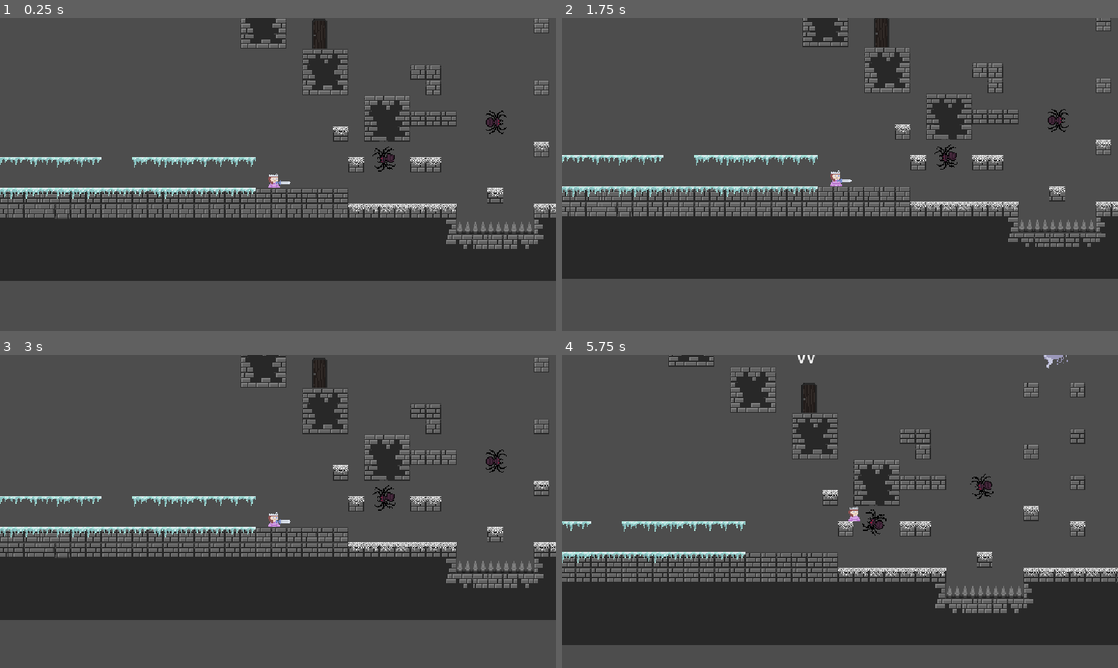
Above: before the commit, frames 1-4 (two rows, left to right).
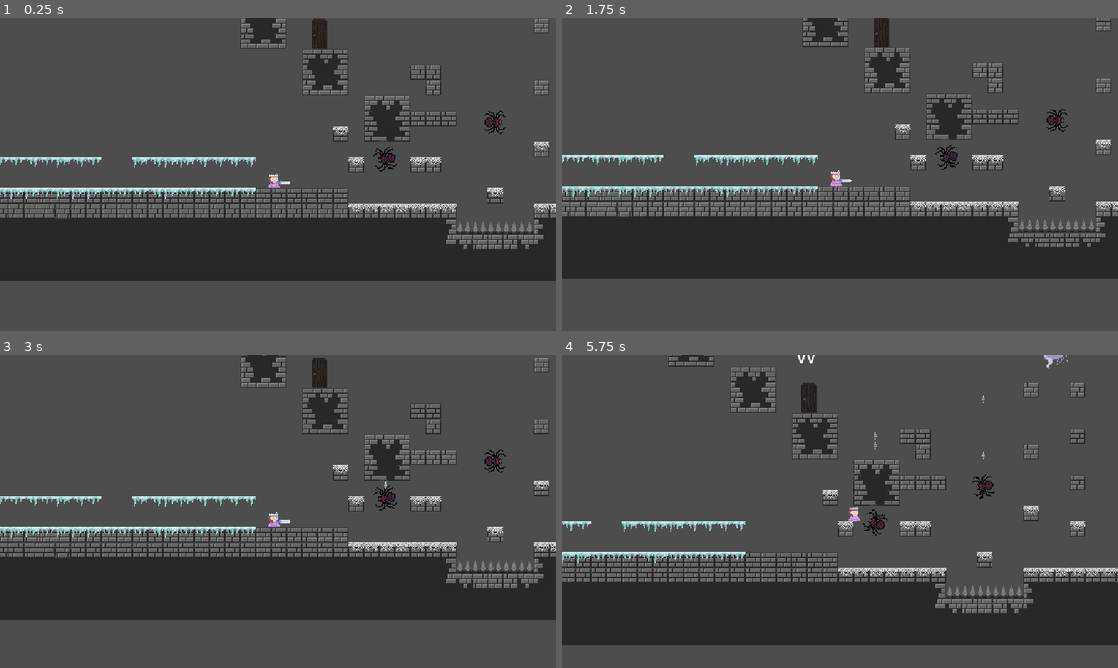
Above: after the commit, the same moments.

Repository: GabrielSiras/ProjetoDesktopRegina
Game: Godot game, scene res://scenes/levels/devroom.tscn
The game is run twice, just before and just after one commit, with the same random seed, the same clock (stepped at 60 frames per second) and the same inputs.
Inputs:
- Up to frame 1 (0.25 s): no input
- Up to frame 2 (1.75 s): hold Right (ui_right) 0.53-1.25 s; tap X (dash) at 0.6 s; tap Z (jump) at 0.77 s; click "Reiniciar" at 1.25 s
- Up to frame 3 (3 s): hold Right (ui_right) 2.03-2.75 s; tap X (dash) at 2.1 s; tap Z (jump) at 2.27 s; click "Reiniciar" at 2.75 s
- Up to frame 4 (5.75 s): hold Left (ui_left) 3.53-4.28 s; tap X (dash) at 3.6, 4.35, 5.1 s; hold Right (ui_right) from 4.28 s (still down); tap Z (jump) at 4.52, 5.27 s

The runs differ from the first frame. In frame 1, 0.2% of the frame differs, in the area x 67-92%, y 29-50%; in frame 2, 0.2%; in frame 3, 0.2%; in frame 4, 0.3%, in the area x 54-78%, y 12-58%.

Commit message:
Código Inicial do Projétil de Teia
falta calibrar

Diff:
--- a/scenes/actors/enemies/spider.tscn
+++ b/scenes/actors/enemies/spider.tscn
@@ -19,7 +19,6 @@
 metadata/_custom_type_script = "uid://cdkyqxxy0u0j5"
 
 [node name="Sprite2D" type="Sprite2D" parent="." unique_id=2063782078]
-position = Vector2(1, 0)
 rotation = 1.5707964
 texture = ExtResource("1_vfxfr")
 
@@ -32,6 +31,7 @@
 [node name="Field_of_view" type="Area2D" parent="." unique_id=1364850414]
 
 [node name="CollisionShape2D" type="CollisionShape2D" parent="Field_of_view" unique_id=1138538236]
+rotation = 1.5707964
 shape = SubResource("CircleShape2D_gdlk0")
 
 [node name="Hurtbox" type="Area2D" parent="." unique_id=766492616]
@@ -40,6 +40,11 @@
 rotation = 1.5707964
 shape = SubResource("CapsuleShape2D_khy4e")
 
+[node name="Timer" type="Timer" parent="." unique_id=1162315289]
+wait_time = 2.0
+autostart = true
+
 [connection signal="body_entered" from="Field_of_view" to="." method="_on_field_of_view_body_entered"]
 [connection signal="body_exited" from="Field_of_view" to="." method="_on_field_of_view_body_exited"]
 [connection signal="body_entered" from="Hurtbox" to="." method="_on_hurtbox_body_entered"]
+[connection signal="timeout" from="Timer" to="." method="_on_timer_timeout"]
--- /dev/null
+++ b/scenes/actors/enemies/web_projectile.tscn
@@ -0,0 +1,33 @@
+[gd_scene format=3 uid="uid://cyomeyhxxoxbh"]
+
+[ext_resource type="Texture2D" uid="uid://dg3vbep5556e" path="res://assets/sprites/Enemies/WebProjectile.png" id="1_ily33"]
+[ext_resource type="Script" uid="uid://dd5awqco2hn8d" path="res://scripts/web_projectile.gd" id="1_oqgxr"]
+
+[sub_resource type="CapsuleShape2D" id="CapsuleShape2D_oqgxr"]
+radius = 1.0
+height = 4.0
+
+[sub_resource type="CapsuleShape2D" id="CapsuleShape2D_1pamv"]
+radius = 1.0
+height = 4.0
+
+[node name="WebProjectile" type="CharacterBody2D" unique_id=1178223244]
+script = ExtResource("1_oqgxr")
+
+[node name="Sprite2D" type="Sprite2D" parent="." unique_id=691062779]
+position = Vector2(1.1920929e-07, 0)
+scale = Vector2(0.049999997, 0.05)
+texture = ExtResource("1_ily33")
+
+[node name="CollisionShape2D" type="CollisionShape2D" parent="." unique_id=964850987]
+position = Vector2(0, -2)
+shape = SubResource("CapsuleShape2D_oqgxr")
+disabled = true
+
+[node name="Area2D" type="Area2D" parent="." unique_id=963296887]
+
+[node name="CollisionShape2D" type="CollisionShape2D" parent="Area2D" unique_id=1205994769]
+position = Vector2(0, -2)
+shape = SubResource("CapsuleShape2D_1pamv")
+
+[connection signal="body_entered" from="Area2D" to="." method="_on_area_2d_body_entered"]
--- a/scripts/regina.gd
+++ b/scripts/regina.gd
@@ -253,7 +253,7 @@
 		ice_momentum = true
 		target_vel = direction * MAX_SPEED
 		velocity.x = move_toward(velocity.x, target_vel, accel_rate * delta)
-		print(accel_rate)
+		#print(accel_rate) #PARA TESTE
 	else:
 		velocity.x = move_toward(velocity.x, target_vel, SPEED)
 
--- a/scripts/spider.gd
+++ b/scripts/spider.gd
@@ -1,5 +1,9 @@
 extends BaseEnemy
 class_name Spider
+
+# Variáveis para o disparo da teia
+@onready var main = get_tree().current_scene
+@onready var projectile = load("res://scenes/actors/enemies/web_projectile.tscn")
 
 func _ready() -> void:
 	AFFECTED_BY_GRAVITY = false
@@ -9,6 +13,7 @@
 func _on_field_of_view_body_entered(body: Node2D) -> void:
 	if body is Player:
 		target_player = body
+		_on_timer_timeout() # Dispara a teia no ritmo do timer
 
 func _on_field_of_view_body_exited(body: Node2D) -> void:
 	if body is Player:
@@ -25,3 +30,16 @@
 func _process(delta:float):
 	if target_player != null:
 		look_at(target_player.global_position)
+
+# Função de disparo
+func shoot_web():
+	var instance = projectile.instantiate()
+	instance.dir = rotation
+	instance.spawnPos = global_position
+	instance.spawnRot = global_rotation
+	instance.zdex = z_index-1 #Faz com que o projétil spawne por baixo da aranha
+	main.add_child.call_deferred(instance)
+
+# Sinal do timer
+func _on_timer_timeout() -> void:
+	shoot_web()
--- /dev/null
+++ b/scripts/web_projectile.gd
@@ -0,0 +1,23 @@
+extends CharacterBody2D
+class_name WebProjectile
+
+@export var SPEED := 100.0
+
+var dir: float
+var spawnPos: Vector2
+var spawnRot: float
+var zdex: int
+
+func _ready() -> void:
+	global_position = spawnPos
+	global_rotation = spawnRot
+	z_index	= zdex
+
+func _physics_process(delta: float) -> void:
+	velocity = Vector2(0,-SPEED).rotated(dir)
+	move_and_slide()
+
+func _on_area_2d_body_entered(body: Node2D) -> void:
+	if body is Player:
+		print("Ouch!")
+	#queue_free()
Not shown, added: scripts/web_projectile.gd.uid
